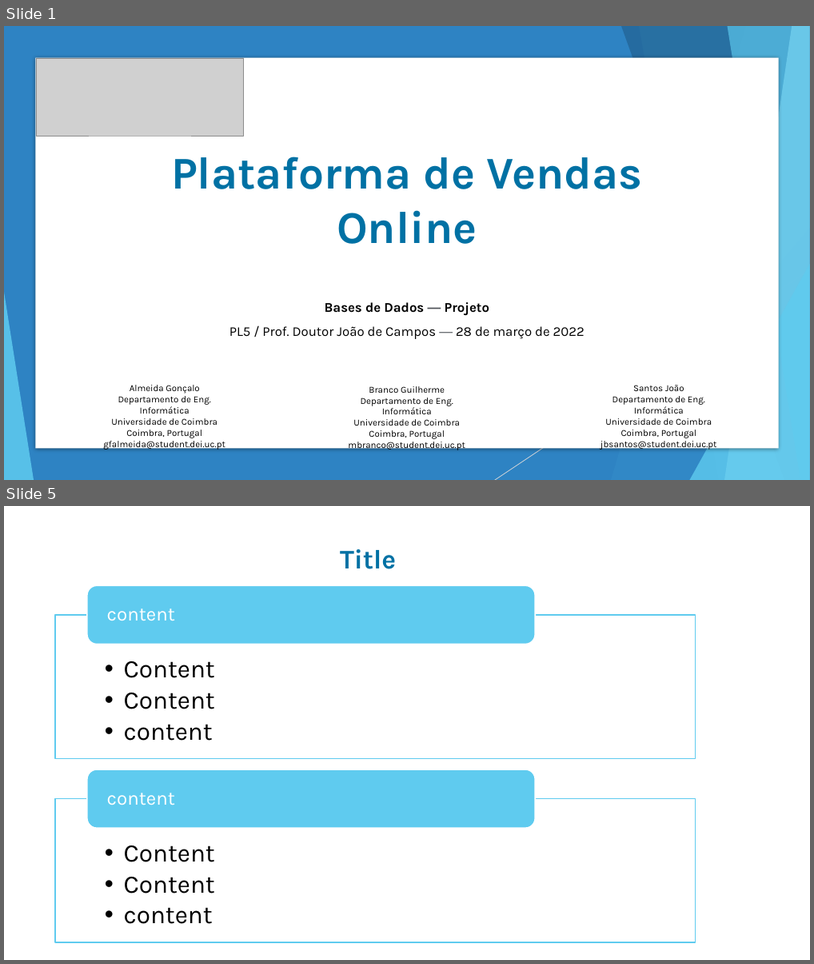
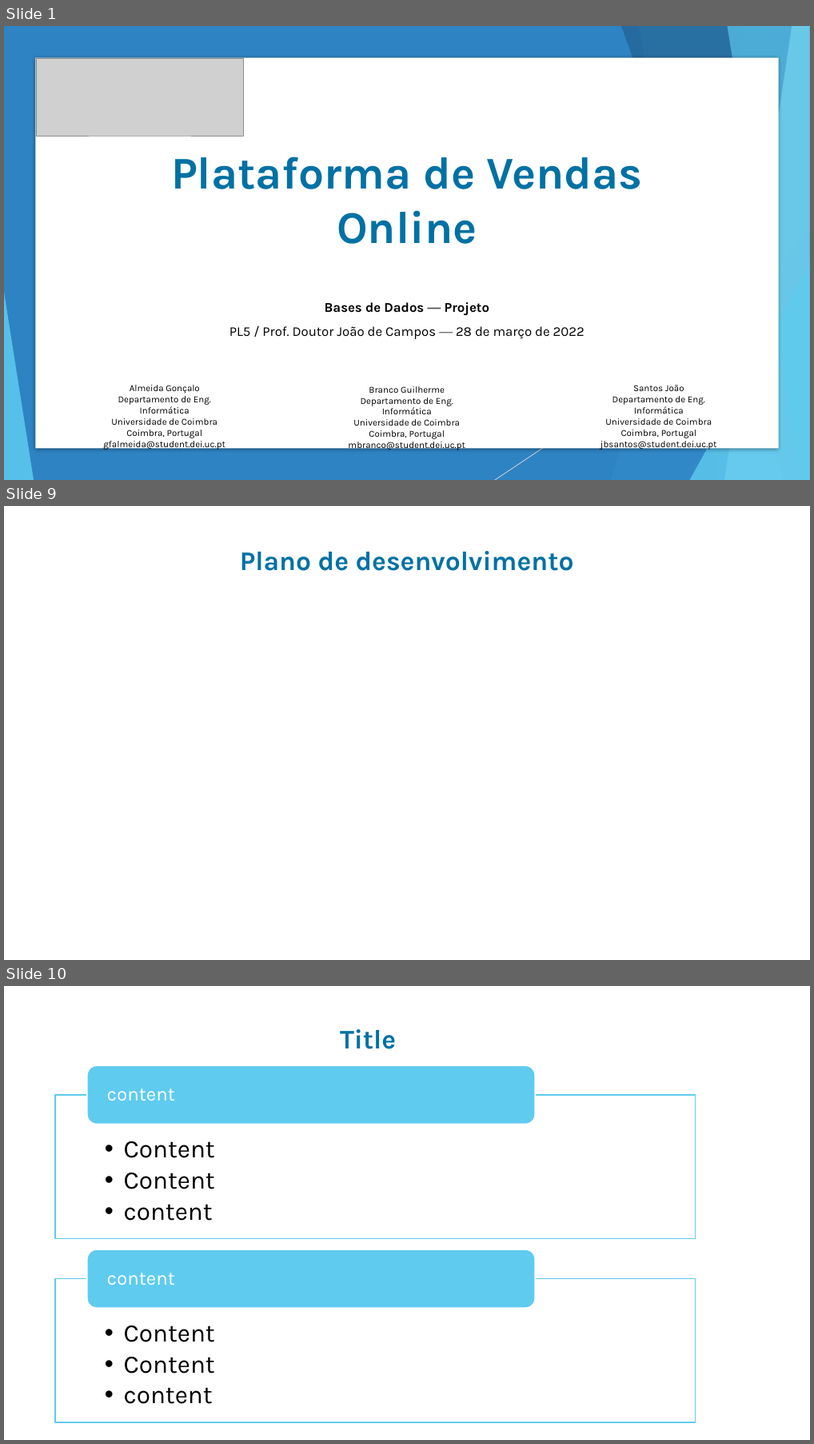
Before and after one commit to goncaloalmeida19/projeto-de-bd, a slide deck: Apresentação.pptx. Shown one above the other, each under a label of ours: slides 1 and 5 before the commit, slides 1, 9 and 10 after it; the slides between them are not shown. The pictures are 814x964 and 814x1444 pixels, drawn with LibreOffice and Linux fonts; fonts in the diff are those of the drawing; grey boxes stand for pictures; background and template pictures are left out. Boxes give left, top, right and bottom in pixels: in the first picture for what was removed or moved away, otherwise in the second. Text is boxed around its words. In the diff, an @@ line names an element or a change of style, - is before the commit and + after.

```diff
--- a/Apresentação.pptx
+++ b/Apresentação.pptx
@@ slide 9 added at [4,506,810,960], background picture (left out) @@
@@ text added at [240,551,574,571], 32 pt, text #0071A4, bold @@
+Plano de desenvolvimento
@@ what was slide 5 is now slide 10 @@
```
Also in this commit, not shown: 2 slides changed, 5 other slides added, 1 slide removed, 2 other files.
